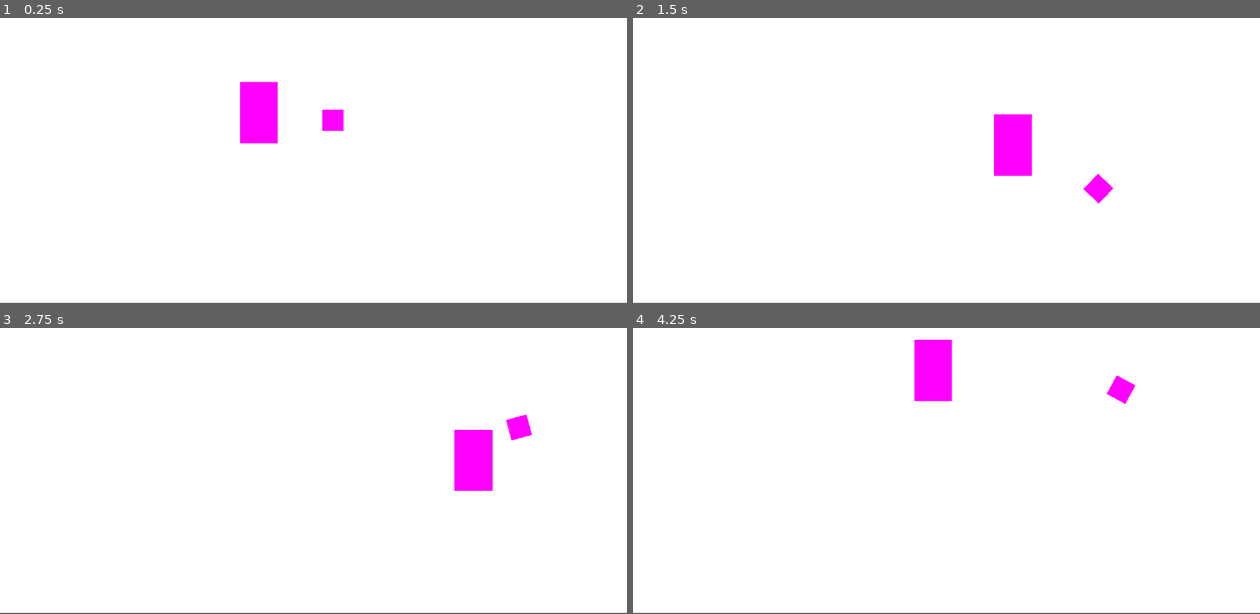
Above: before the commit, frames 1-4 (two rows, left to right).
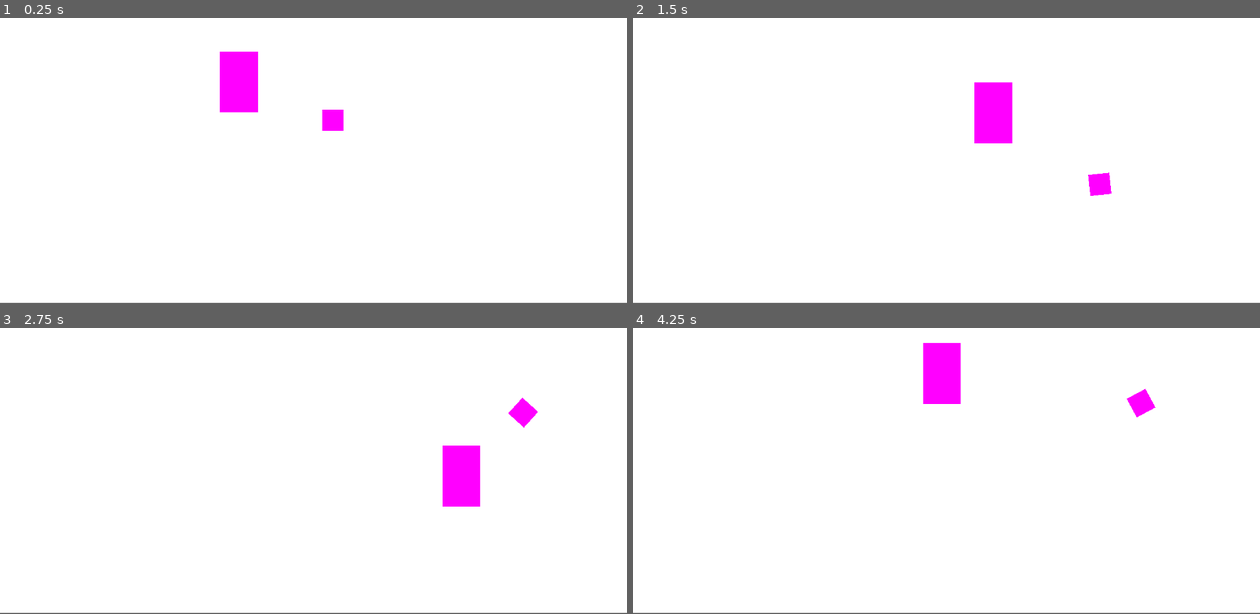
Above: after the commit, the same moments.

Repository: turkey-ball/turkey-ball
Game: Godot game, scene res://game.tscn
The game is run twice, just before and just after one commit, with the same random seed, the same clock (stepped at 60 frames per second) and the same inputs.
Inputs:
- Up to frame 1 (0.25 s): no input
- Up to frame 2 (1.5 s): tap Enter at 0.5 s; hold Right (ui_right) 0.53-1.28 s; hold Down (ui_down) from 1.28 s (still down)
- Up to frame 3 (2.75 s): release Down (ui_down) at 2.03 s; hold Right (ui_right) from 2.03 s (still down)
- Up to frame 4 (4.25 s): release Right (ui_right) at 2.78 s; hold Up (ui_up) 2.78-3.53 s; hold Left (ui_left) from 3.53 s (still down)

The runs differ from the first frame. In frame 1, 2.0% of the frame differs, in the area x 35-45%, y 11-44%; in frame 2, 2.2%, in the area x 54-77%, y 22-65%; in frame 3, 1.7%; in frame 4, 1.3%.

Commit message:
player position is at exactly 0

Diff:
--- a/Scenes/player.tscn
+++ b/Scenes/player.tscn
@@ -16,16 +16,13 @@
 properties/1/replication_mode = 1
 
 [node name="Player" type="CharacterBody2D"]
-position = Vector2(-76, -118)
 script = ExtResource("1_3yj7q")
 
 [node name="Sprite2D" type="Sprite2D" parent="."]
-position = Vector2(76, 118)
 scale = Vector2(144.5, 234.5)
 texture = SubResource("PlaceholderTexture2D_4sia2")
 
 [node name="CollisionShape2D" type="CollisionShape2D" parent="."]
-position = Vector2(76, 118)
 shape = SubResource("RectangleShape2D_0086a")
 
 [node name="MultiplayerSynchronizer" type="MultiplayerSynchronizer" parent="."]
